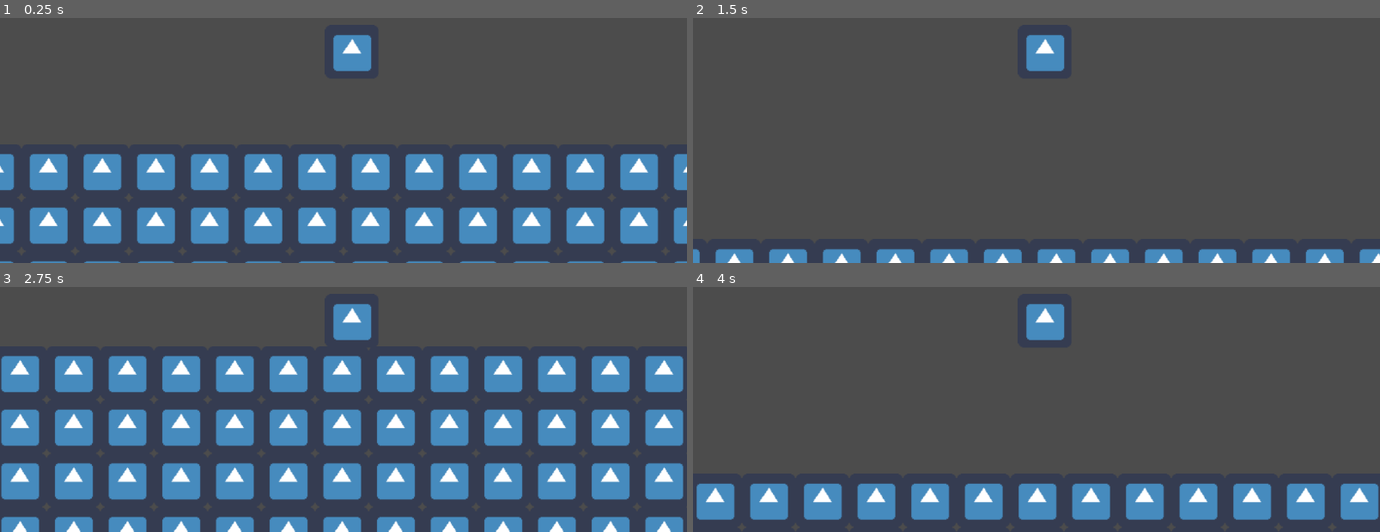
Above: before the commit, frames 1-4 (two rows, left to right).
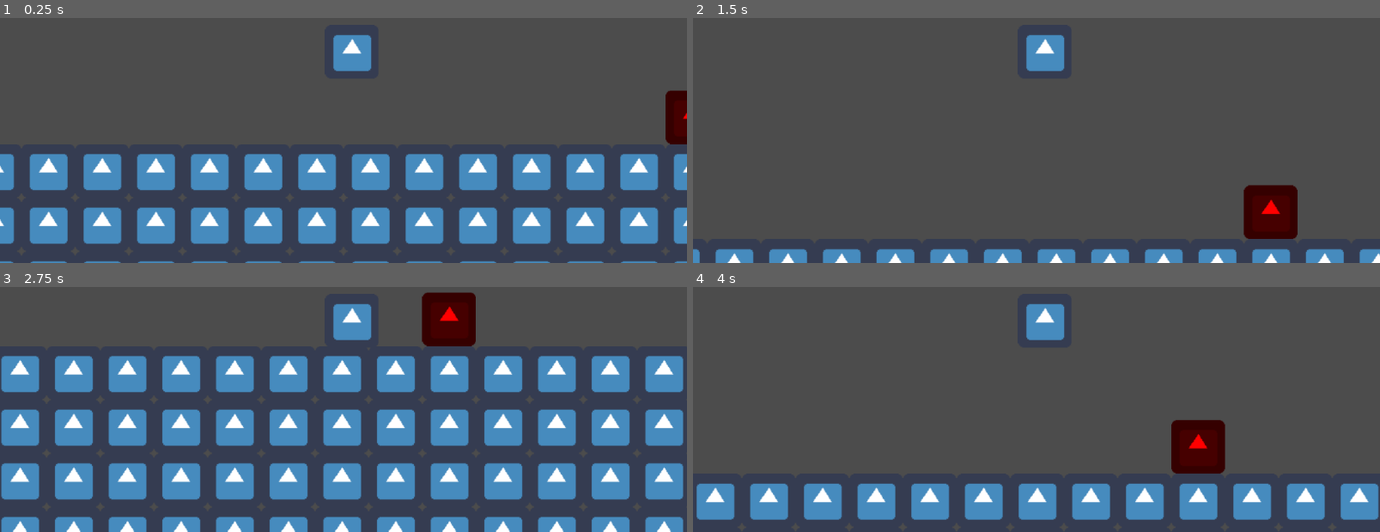
Above: after the commit, the same moments.

Repository: Arpixel/PlatformTest
Game: Godot game, scene res://Level1.tscn
Two runs of this game, one before a commit and one after it. Both use one fixed random seed, a clock stepped at 60 frames per second and the inputs below. The engine's default icon, where the game draws it, is replaced by a stand-in: a white triangle on a blue panel in a dark square.
Inputs:
- Up to frame 1 (0.25 s): no input
- Up to frame 2 (1.5 s): hold D (D) 0.53-1.28 s; tap Space (ui_select) at 0.77 s; tap A (A) at 1.35 s
- Up to frame 3 (2.75 s): tap Space (ui_select) at 1.52 s; tap D (D) at 1.55 s; hold D (D) from 2.03 s (still down)
- Up to frame 4 (4 s): release D (D) at 2.78 s; tap D (D) at 2.85, 3.8 s; tap Space (ui_select) at 3.02, 3.77 s; hold A (A) from 3.53 s (still down)

The runs differ from the first frame. In frame 1, 0.7% of the frame differs, in the area x 96-100%, y 29-52%; in frame 2, 1.7%, in the area x 80-88%, y 68-91%; in frame 3, 1.7%; in frame 4, 1.7%.

Commit message:
Düşam kodu

Diff:
--- /dev/null
+++ b/Düşman 01.gd
@@ -0,0 +1 @@
+extends KinematicBody2D
--- a/Level1.tscn
+++ b/Level1.tscn
@@ -1,7 +1,11 @@
-[gd_scene load_steps=6 format=2]
+[gd_scene load_steps=8 format=2]
 
 [ext_resource path="res://icon.png" type="Texture" id=1]
 [ext_resource path="res://Script/Karakter.gd" type="Script" id=2]
+[ext_resource path="res://Düşman 01.gd" type="Script" id=3]
+
+[sub_resource type="RectangleShape2D" id=4]
+extents = Vector2( 32, 32 )
 
 [sub_resource type="RectangleShape2D" id=1]
 extents = Vector2( 31, 30.5 )
@@ -34,6 +38,21 @@
 
 [node name="Level1" type="Node2D"]
 
+[node name="Düşman 01" type="KinematicBody2D" parent="."]
+modulate = Color( 1, 0, 0, 1 )
+position = Vector2( 416, 96 )
+script = ExtResource( 3 )
+__meta__ = {
+"_edit_group_": true
+}
+
+[node name="Sprite" type="Sprite" parent="Düşman 01"]
+texture = ExtResource( 1 )
+
+[node name="CollisionShape2D" type="CollisionShape2D" parent="Düşman 01"]
+visible = false
+shape = SubResource( 4 )
+
 [node name="Karakter" type="KinematicBody2D" parent="."]
 script = ExtResource( 2 )
 __meta__ = {
--- a/Script/Karakter.gd
+++ b/Script/Karakter.gd
@@ -12,10 +12,12 @@
 		dir = 1
 	else:
 		dir = 0
+
 	if Input.is_action_pressed("A"):
 		dir = -1
 	if Input.is_action_pressed("ui_select") and is_on_floor():
 		Velocity.y = JumpPower
+
 	Velocity.x = speed * dir
 	Velocity.y += Gravity
 	Velocity = move_and_slide(Velocity, Vector2.UP)
